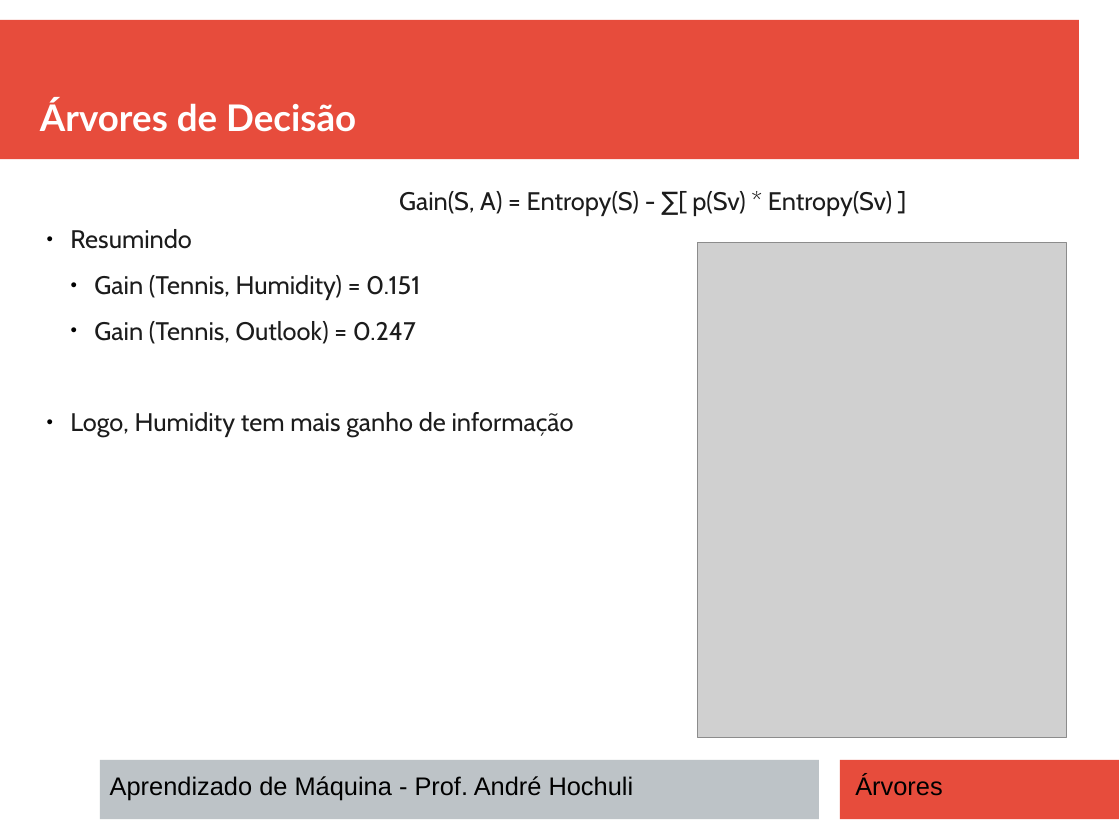
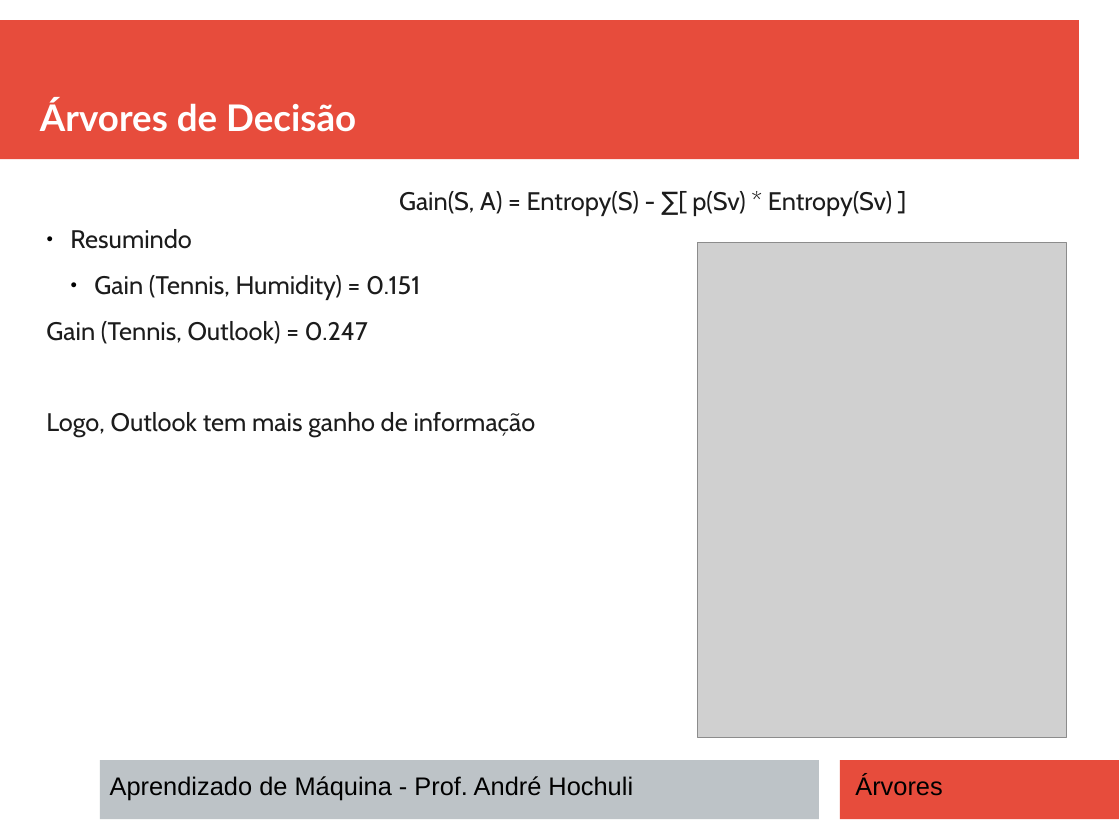
Before and after one commit to andrehochuli/teaching, a slide deck: slide 14 of AprendizadoMaquina/Tópico 02 - Aprendizado Supervisionado/ARVORES DECISÃO/Tópico 02 - Aprendizado-Supervisionado - Arvores.pptx. Drawn at 1120x840 pixels with LibreOffice and Linux fonts; fonts in the diff are those of the drawing; grey boxes stand for pictures. Boxes give left, top, right and bottom in pixels: in the first picture for what was removed or moved away, otherwise in the second. Text is boxed around its words. In the diff, an @@ line names an element or a change of style, - is before the commit and + after.

Commit message:
Atualizando Slides

```diff
--- a/AprendizadoMaquina/Tópico 02 - Aprendizado Supervisionado/ARVORES DECISÃO/Tópico 02 - Aprendizado-Supervisionado - Arvores.pptx
+++ b/AprendizadoMaquina/Tópico 02 - Aprendizado Supervisionado/ARVORES DECISÃO/Tópico 02 - Aprendizado-Supervisionado - Arvores.pptx
@@ text at <box>46,321,368,344</box>: bullet ● to none; list level 2 to 1 in "Gain (Tennis, Outlook) = 0.247" @@
@@ text at <box>46,412,536,437</box>: text changed @@
-● Logo, Humidity tem mais ganho de informação
+Logo, Outlook tem mais ganho de informação
```
Also in this commit, not shown: 1 other file.
